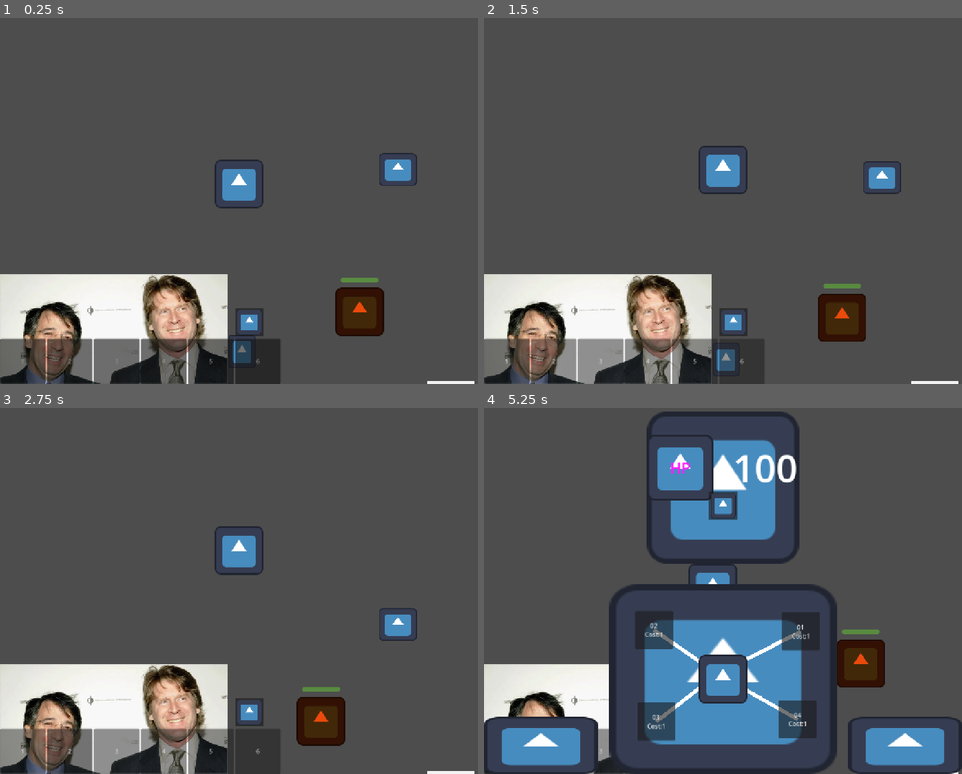
Above: before the commit, frames 1-4 (two rows, left to right).
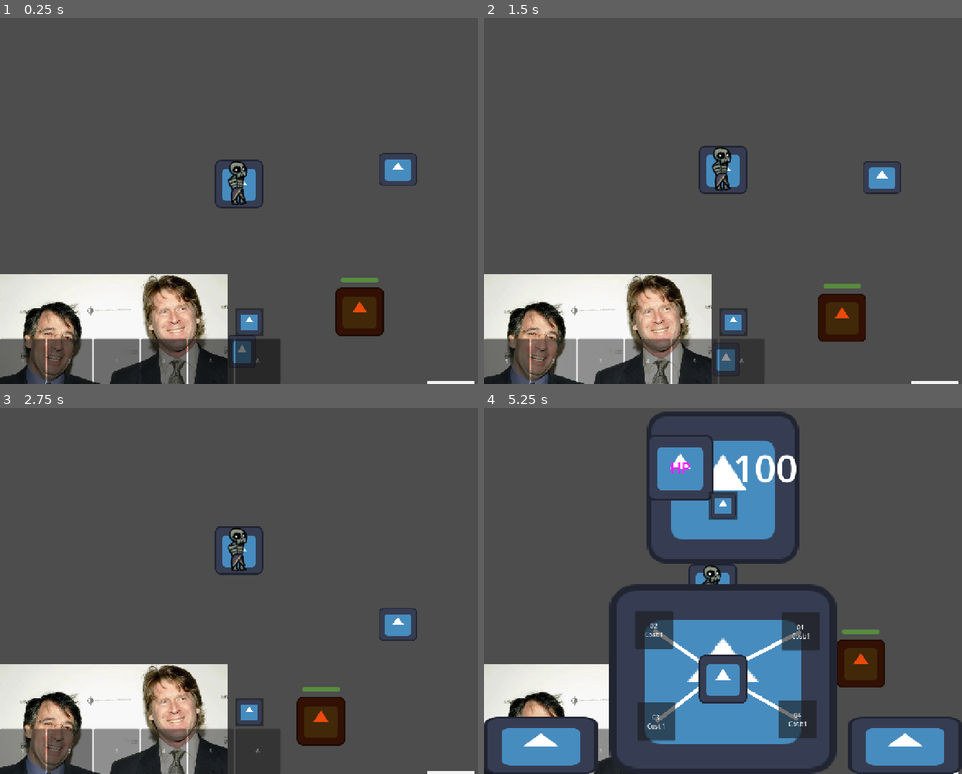
Above: after the commit, the same moments.

Repository: atlanticbomber/CranberryJam_Skeleton-fight
Game: Godot game, scene res://Scenes/temp.tscn
Two runs of this game, one before a commit and one after it. Both use one fixed random seed, a clock stepped at 60 frames per second and the inputs below. This scene is started directly instead of the project's main scene. The engine's default icon, where the game draws it, is replaced by a stand-in: a white triangle on a blue panel in a dark square.
Inputs (mouse positions are in pixels of both pictures, inside the frame that each line leads up to):
- Up to frame 1 (0.25 s): no input
- Up to frame 2 (1.5 s): click (732, 321) at 0.5 s; tap Enter (ui_accept) at 1.25 s; move the mouse to (699, 263) at 1.27 s; hold W (up) from 1.28 s (still down); tap 1 (Slot1) at 1.35 s
- Up to frame 3 (2.75 s): keep holding W (up); tap Enter (ui_accept) at 1.52, 2.27 s; move the mouse to (382, 634) at 2.02 s; tap 2 (Slot2) at 2.1 s
- Up to frame 4 (5.25 s): move the mouse to (579, 514) at 2.77 s; release W (up) at 2.78 s; hold A (left) 2.78-4.28 s; tap 3 (Slot3) at 2.85 s; move the mouse to (746, 572) at 3.52 s; click (746, 572) at 3.6 s; tap Enter (ui_accept) at 3.77, 4.52 s; move the mouse to (651, 473) at 4.27 s; hold S (down) 4.28-5.03 s; tap Space (roll) at 4.35 s; move the mouse to (828, 554) at 5.02 s; hold D (right) from 5.03 s (still down); tap 1 (Slot1) at 5.1 s

The runs differ from the first frame. In frame 1, 0.5% of the frame differs, in the area x 0-85%, y 39-100%; in frame 2, 0.5%; in frame 3, 0.5%; in frame 4, 1.0%, in the area x 0-99%, y 8-100%.

Commit message:
Sprite

Diff:
--- a/the-legend-of-sir-skelebones/Scenes/skelebro.tscn
+++ b/the-legend-of-sir-skelebones/Scenes/skelebro.tscn
@@ -3,6 +3,10 @@
 [ext_resource type="Script" uid="uid://5bri47mbg5di" path="res://Scripts/Skelebro.gd" id="1_hodaq"]
 [ext_resource type="Texture2D" uid="uid://ckxqyruq7xd7r" path="res://icon.svg" id="1_qu763"]
 [ext_resource type="AudioStream" uid="uid://dcbrnwyq1bl5n" path="res://Sounds/SFX/TempSmack.mp3" id="3_851mo"]
+[ext_resource type="Texture2D" uid="uid://do212aafq8hw2" path="res://Sprites/skelebro/Foot.png" id="3_tn4lu"]
+[ext_resource type="Texture2D" uid="uid://c4s61kilkx4i8" path="res://Sprites/skelebro/Body.png" id="4_n648a"]
+[ext_resource type="Texture2D" uid="uid://kqrc283wkqq1" path="res://Sprites/skelebro/Skull.png" id="5_tta51"]
+[ext_resource type="Texture2D" uid="uid://bgihqvmta6u6b" path="res://Sprites/skelebro/Eye.png" id="6_tta51"]
 
 [sub_resource type="CapsuleShape2D" id="CapsuleShape2D_l4euk"]
 radius = 62.0
@@ -20,7 +24,40 @@
 [node name="Icon" type="Sprite2D" parent="." unique_id=537610508]
 texture = ExtResource("1_qu763")
 
+[node name="Sprite" type="Node2D" parent="." unique_id=832111743]
+
+[node name="BackFoot" type="Sprite2D" parent="Sprite" unique_id=1008916344]
+self_modulate = Color(0.73864496, 0.7941589, 0.9053476, 1)
+position = Vector2(5.0000014, 33.000004)
+rotation = -0.2984513
+texture = ExtResource("3_tn4lu")
+offset = Vector2(10, -40)
+
+[node name="FrontFoot" type="Sprite2D" parent="Sprite" unique_id=294391460]
+position = Vector2(-10.000001, 34)
+rotation = -0.017453292
+texture = ExtResource("3_tn4lu")
+offset = Vector2(10, -40)
+
+[node name="Body" type="Sprite2D" parent="Sprite" unique_id=690632020]
+texture = ExtResource("4_n648a")
+
+[node name="Skull" type="Sprite2D" parent="Sprite" unique_id=1649143312]
+texture = ExtResource("5_tta51")
+
+[node name="BigEye" type="Sprite2D" parent="Sprite/Skull" unique_id=1047688309]
+position = Vector2(1, 0)
+texture = ExtResource("6_tta51")
+
+[node name="SmallEye" type="Sprite2D" parent="Sprite/Skull" unique_id=1329254508]
+position = Vector2(20, -5)
+scale = Vector2(0.9, 0.9)
+texture = ExtResource("6_tta51")
+
+[node name="AnimationPlayer" type="AnimationPlayer" parent="." unique_id=1592051699]
+
 [node name="CollisionShape2D" type="CollisionShape2D" parent="." unique_id=1810147069]
+visible = false
 shape = SubResource("CapsuleShape2D_l4euk")
 
 [node name="Camera2D" type="Camera2D" parent="." unique_id=865916813]
@@ -36,6 +73,7 @@
 one_shot = true
 
 [node name="WeaponRange" type="Area2D" parent="." unique_id=187323184]
+visible = false
 
 [node name="CollisionShape2D" type="CollisionShape2D" parent="WeaponRange" unique_id=1446454061]
 position = Vector2(200, 0)
--- a/the-legend-of-sir-skelebones/project.godot
+++ b/the-legend-of-sir-skelebones/project.godot
@@ -92,4 +92,5 @@
 
 [rendering]
 
+textures/canvas_textures/default_texture_filter=0
 rendering_device/driver.windows="d3d12"
Binary file added: the-legend-of-sir-skelebones/Sprites/skelebro/Body.png
Not shown, added: the-legend-of-sir-skelebones/Sprites/skelebro/Body.png.import
Binary file added: the-legend-of-sir-skelebones/Sprites/skelebro/Eye.png
Not shown, added: the-legend-of-sir-skelebones/Sprites/skelebro/Eye.png.import
Binary file added: the-legend-of-sir-skelebones/Sprites/skelebro/Foot.png
Not shown, added: the-legend-of-sir-skelebones/Sprites/skelebro/Foot.png.import
Binary file added: the-legend-of-sir-skelebones/Sprites/skelebro/Skull.png
Not shown, added: the-legend-of-sir-skelebones/Sprites/skelebro/Skull.png.import
